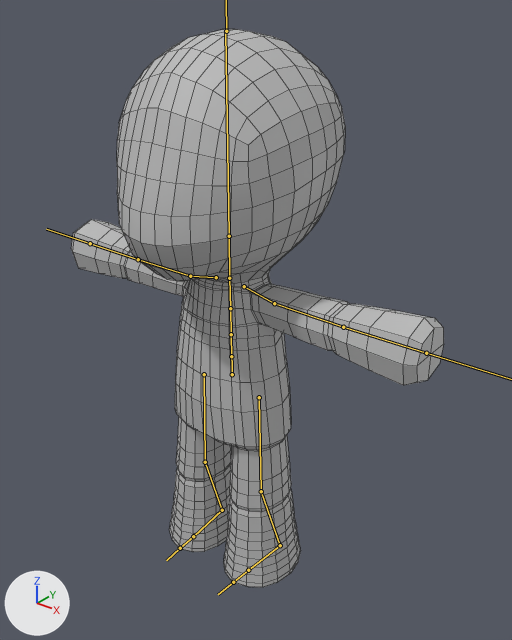
An edit to the FBX model Assets/Meshes/Character/Dummy/Dummy_repair_Idle_Animation.fbx, drawn before and after from the same camera.
Camera for both pictures: a 50 mm lens placed at (2.26, -2.61, 3.25), pointed at (0.12, 0.07, 1.58). The lights are fixed; the arrows at lower left show +X, +Y and +Z. The bones that bend it are drawn over the model as lines. Mesh edges are drawn as thin lines.

Objects in the first picture: 'Character_Mesh'.
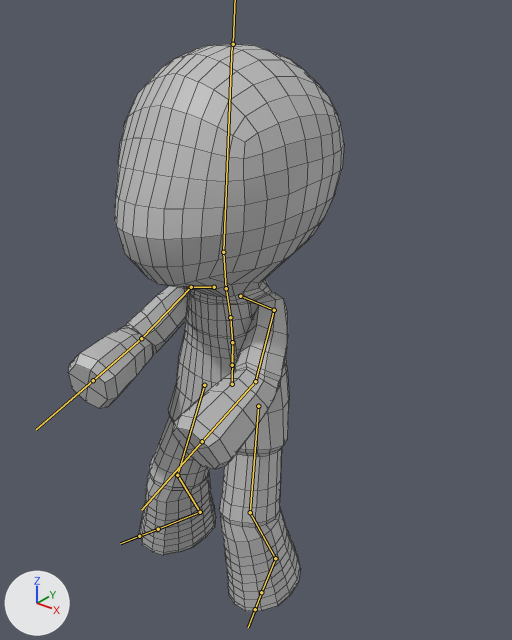
The newer file adds an action. The first version stands in its rest pose; the second is drawn at frame 82 of the action 'repair_idle_animation'.

Changed parts and their boxes (x1, y1, x2, y2) in the pictures (512 x 640 px):
```json
{"object": "Character_Mesh", "change": "posed", "before": [71, 29, 444, 587], "after": [68, 44, 344, 611], "on screen": "26% narrower"}
{"bone": "mixamorig:Hips", "before": "(232, 374) to (231, 346)", "after": "(232, 384) to (232, 355)"}
{"bone": "mixamorig:Spine", "before": "(231, 356) to (231, 334)", "after": "(232, 365) to (232, 342)"}
{"bone": "mixamorig:Spine1", "before": "(231, 334) to (230, 308)", "after": "(232, 342) to (230, 317)"}
{"bone": "mixamorig:Spine2", "before": "(230, 308) to (229, 277)", "after": "(230, 317) to (226, 287)"}
{"bone": "mixamorig:Neck", "before": "(229, 278) to (229, 236)", "after": "(226, 288) to (223, 252)"}
{"bone": "mixamorig:Head", "before": "(229, 236) to (225, 31)", "after": "(223, 252) to (232, 44)"}
{"bone": "mixamorig:LeftShoulder", "before": "(244, 286) to (274, 303)", "after": "(240, 296) to (274, 310)"}
{"bone": "mixamorig:LeftArm", "before": "(274, 303) to (343, 327)", "after": "(274, 310) to (255, 381)"}
{"bone": "mixamorig:LeftForeArm", "before": "(343, 327) to (426, 353)", "after": "(255, 381) to (202, 441)"}
{"bone": "mixamorig:RightShoulder", "before": "(216, 277) to (190, 276)", "after": "(214, 287) to (191, 287)"}
{"bone": "mixamorig:RightArm", "before": "(190, 276) to (138, 259)", "after": "(191, 287) to (141, 338)"}
{"bone": "mixamorig:RightForeArm", "before": "(138, 259) to (90, 243)", "after": "(141, 338) to (93, 380)"}
{"bone": "mixamorig:LeftUpLeg", "before": "(259, 397) to (261, 491)", "after": "(258, 406) to (250, 512)"}
{"bone": "mixamorig:LeftLeg", "before": "(261, 491) to (280, 545)", "after": "(250, 512) to (275, 558)"}
{"bone": "mixamorig:LeftFoot", "before": "(280, 545) to (248, 570)", "after": "(275, 558) to (261, 592)"}
{"bone": "mixamorig:RightUpLeg", "before": "(204, 374) to (205, 462)", "after": "(204, 385) to (177, 475)"}
{"bone": "mixamorig:RightLeg", "before": "(205, 462) to (222, 510)", "after": "(177, 475) to (200, 512)"}
{"bone": "mixamorig:RightFoot", "before": "(222, 510) to (193, 536)", "after": "(200, 512) to (158, 529)"}
```

The change, as JSON lines over the scene's bpy script:
```json
{"block": "bone_mixamorig_hips", "where": "bone_mixamorig_hips = bpy.data.objects['Armature'].pose.bones['mixamorig:Hips']"}
{"op": "set", "path": "bone_mixamorig_hips.location", "old": "(0.0, 0.0, 0.0)", "new": "(-0.5, -5.2, -0.7)"}
{"op": "set", "path": "bone_mixamorig_hips.rotation_quaternion", "old": "(1.0, 0.0, 0.0, 0.0)", "new": "(0.999, -0.038, 0.001, 0.016)", "note": "degrees (0, 0, 0) -> degrees (-4, 0, 2)"}
{"block": "bone_mixamorig_spine", "where": "bone_mixamorig_spine = bpy.data.objects['Armature'].pose.bones['mixamorig:Spine']  # child of 'mixamorig:Hips'"}
{"op": "set", "path": "bone_mixamorig_spine.rotation_quaternion", "old": "(1.0, 0.0, 0.0, 0.0)", "new": "(1.0, 0.019, -0.003, -0.019)", "note": "degrees (0, 0, 0) -> degrees (2, 0, -2)"}
{"block": "bone_mixamorig_spine1", "where": "bone_mixamorig_spine1 = bpy.data.objects['Armature'].pose.bones['mixamorig:Spine1']  # child of 'mixamorig:Spine'"}
{"op": "set", "path": "bone_mixamorig_spine1.rotation_quaternion", "old": "(1.0, 0.0, 0.0, 0.0)", "new": "(0.999, 0.046, -0.012, 0.008)", "note": "degrees (0, 0, 0) -> degrees (5, -1, 1)"}
{"block": "bone_mixamorig_spine2", "where": "bone_mixamorig_spine2 = bpy.data.objects['Armature'].pose.bones['mixamorig:Spine2']  # child of 'mixamorig:Spine1'"}
{"op": "set", "path": "bone_mixamorig_spine2.rotation_quaternion", "old": "(1.0, 0.0, 0.0, 0.0)", "new": "(0.999, 0.046, -0.012, 0.009)", "note": "degrees (0, 0, 0) -> degrees (5, -1, 1)"}
{"block": "bone_mixamorig_neck", "where": "bone_mixamorig_neck = bpy.data.objects['Armature'].pose.bones['mixamorig:Neck']  # child of 'mixamorig:Spine2'"}
{"op": "set", "path": "bone_mixamorig_neck.rotation_quaternion", "old": "(1.0, 0.0, 0.0, 0.0)", "new": "(0.999, -0.039, 0.004, -0.012)", "note": "degrees (0, 0, 0) -> degrees (-4, 0, -1)"}
{"block": "bone_mixamorig_head", "where": "bone_mixamorig_head = bpy.data.objects['Armature'].pose.bones['mixamorig:Head']  # child of 'mixamorig:Neck'"}
{"op": "set", "path": "bone_mixamorig_head.rotation_quaternion", "old": "(1.0, 0.0, 0.0, 0.0)", "new": "(0.995, -0.099, 0.001, 0.02)", "note": "degrees (0, 0, 0) -> degrees (-11, 0, 2)"}
{"block": "bone_mixamorig_leftshoulder", "where": "bone_mixamorig_leftshoulder = bpy.data.objects['Armature'].pose.bones['mixamorig:LeftShoulder']  # child of 'mixamorig:Spine2'"}
{"op": "set", "path": "bone_mixamorig_leftshoulder.rotation_quaternion", "old": "(1.0, 0.0, 0.0, 0.0)", "new": "(0.993, 0.042, -0.03, -0.106)", "note": "degrees (0, 0, 0) -> degrees (5, -3, -12)"}
{"block": "bone_mixamorig_leftarm", "where": "bone_mixamorig_leftarm = bpy.data.objects['Armature'].pose.bones['mixamorig:LeftArm']  # child of 'mixamorig:LeftShoulder'"}
{"op": "set", "path": "bone_mixamorig_leftarm.rotation_quaternion", "old": "(1.0, 0.0, 0.0, 0.0)", "new": "(0.778, 0.324, -0.027, 0.538)", "note": "degrees (0, 0, 0) -> degrees (31, -23, 63)"}
{"block": "bone_mixamorig_leftforearm", "where": "bone_mixamorig_leftforearm = bpy.data.objects['Armature'].pose.bones['mixamorig:LeftForeArm']  # child of 'mixamorig:LeftArm'"}
{"op": "set", "path": "bone_mixamorig_leftforearm.rotation_quaternion", "old": "(1.0, 0.0, 0.0, 0.0)", "new": "(0.965, 0.027, -0.132, 0.226)", "note": "degrees (0, 0, 0) -> degrees (0, -15, 26)"}
{"block": "bone_mixamorig_rightshoulder", "where": "bone_mixamorig_rightshoulder = bpy.data.objects['Armature'].pose.bones['mixamorig:RightShoulder']  # child of 'mixamorig:Spine2'"}
{"op": "set", "path": "bone_mixamorig_rightshoulder.rotation_quaternion", "old": "(1.0, 0.0, 0.0, 0.0)", "new": "(0.999, 0.037, -0.014, -0.023)", "note": "degrees (0, 0, 0) -> degrees (4, -2, -3)"}
{"block": "bone_mixamorig_rightarm", "where": "bone_mixamorig_rightarm = bpy.data.objects['Armature'].pose.bones['mixamorig:RightArm']  # child of 'mixamorig:RightShoulder'"}
{"op": "set", "path": "bone_mixamorig_rightarm.rotation_quaternion", "old": "(1.0, 0.0, 0.0, 0.0)", "new": "(0.863, 0.292, -0.02, -0.411)", "note": "degrees (0, 0, 0) -> degrees (32, 12, -47)"}
{"block": "bone_mixamorig_rightforearm", "where": "bone_mixamorig_rightforearm = bpy.data.objects['Armature'].pose.bones['mixamorig:RightForeArm']  # child of 'mixamorig:RightArm'"}
{"op": "set", "path": "bone_mixamorig_rightforearm.rotation_quaternion", "old": "(1.0, 0.0, 0.0, 0.0)", "new": "(0.868, 0.028, 0.254, -0.425)", "note": "degrees (0, 0, 0) -> degrees (-11, 28, -55)"}
{"block": "bone_mixamorig_leftupleg", "where": "bone_mixamorig_leftupleg = bpy.data.objects['Armature'].pose.bones['mixamorig:LeftUpLeg']  # child of 'mixamorig:Hips'"}
{"op": "set", "path": "bone_mixamorig_leftupleg.rotation_quaternion", "old": "(1.0, 0.0, 0.0, 0.0)", "new": "(0.993, 0.093, -0.073, 0.018)", "note": "degrees (0, 0, 0) -> degrees (11, -8, 1)"}
{"block": "bone_mixamorig_leftleg", "where": "bone_mixamorig_leftleg = bpy.data.objects['Armature'].pose.bones['mixamorig:LeftLeg']  # child of 'mixamorig:LeftUpLeg'"}
{"op": "set", "path": "bone_mixamorig_leftleg.rotation_quaternion", "old": "(1.0, 0.0, 0.0, 0.0)", "new": "(0.98, -0.179, -0.082, 0.03)", "note": "degrees (0, 0, 0) -> degrees (-21, -9, 5)"}
{"block": "bone_mixamorig_leftfoot", "where": "bone_mixamorig_leftfoot = bpy.data.objects['Armature'].pose.bones['mixamorig:LeftFoot']  # child of 'mixamorig:LeftLeg'"}
{"op": "set", "path": "bone_mixamorig_leftfoot.rotation_quaternion", "old": "(1.0, 0.0, 0.0, 0.0)", "new": "(0.996, 0.032, -0.063, 0.06)", "note": "degrees (0, 0, 0) -> degrees (3, -7, 7)"}
{"block": "bone_mixamorig_rightupleg", "where": "bone_mixamorig_rightupleg = bpy.data.objects['Armature'].pose.bones['mixamorig:RightUpLeg']  # child of 'mixamorig:Hips'"}
{"op": "set", "path": "bone_mixamorig_rightupleg.rotation_quaternion", "old": "(1.0, 0.0, 0.0, 0.0)", "new": "(0.99, 0.105, 0.066, -0.067)", "note": "degrees (0, 0, 0) -> degrees (12, 8, -7)"}
{"block": "bone_mixamorig_rightleg", "where": "bone_mixamorig_rightleg = bpy.data.objects['Armature'].pose.bones['mixamorig:RightLeg']  # child of 'mixamorig:RightUpLeg'"}
{"op": "set", "path": "bone_mixamorig_rightleg.rotation_quaternion", "old": "(1.0, 0.0, 0.0, 0.0)", "new": "(0.977, -0.196, 0.077, -0.041)", "note": "degrees (0, 0, 0) -> degrees (-23, 8, -6)"}
{"block": "bone_mixamorig_rightfoot", "where": "bone_mixamorig_rightfoot = bpy.data.objects['Armature'].pose.bones['mixamorig:RightFoot']  # child of 'mixamorig:RightLeg'"}
{"op": "set", "path": "bone_mixamorig_rightfoot.rotation_quaternion", "old": "(1.0, 0.0, 0.0, 0.0)", "new": "(0.994, 0.036, 0.094, -0.053)", "note": "degrees (0, 0, 0) -> degrees (4, 11, -6)"}
```
